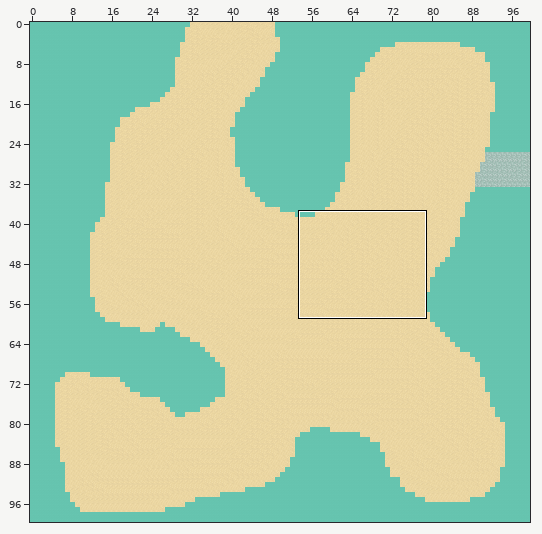
Level history. Tiled map: Elvernes forbandelse/ElvenCurse.Core/Maps/03.tmx. The first picture is a wide view before the edit; the outline marks the close-up.
Close-up. Before the commit:
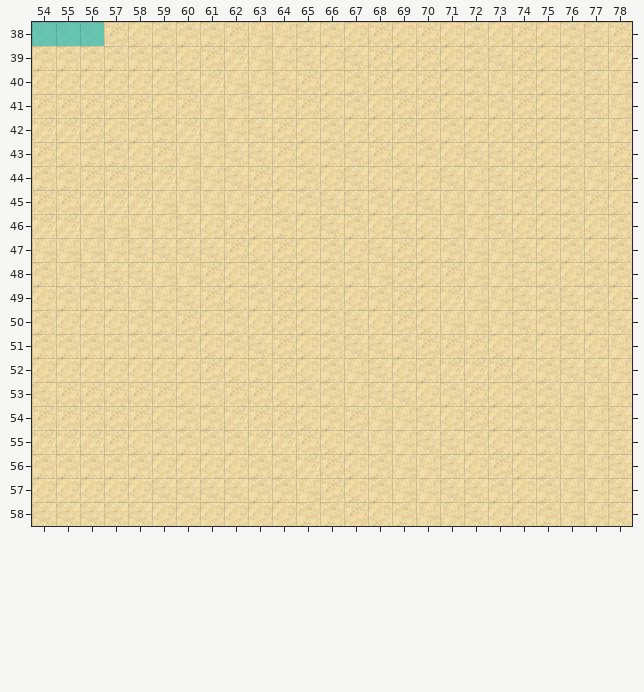
Cells are 32x32 px. Shown: x 54..78, y 38..58. The commit also changed other parts of the map, which this record leaves out.
After the commit:
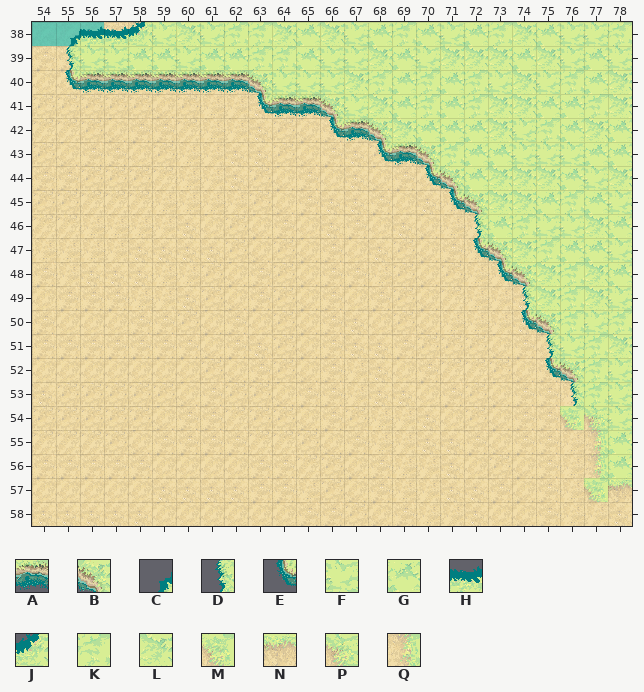
Key: from "ground": A 7, B 8, C 9, D 29, E 30, F 43, G 44, H 49, J 50, K 64, L 65, M 73, N 91, P 92, Q 113.
_ is an empty cell.
Tiles of an added or newly shown layer are drawn over the layers below it.
The edit:
Changed rows in their new state; . is an unchanged cell.
Layer "gras" (added):
first column x 55:
38 CHHJFLFKKLGLFGKGFGKLGFFK
39 DFFGGFGGKKGFFLGFLLLGLFGF
40 EAAAAAAABFFFLKGKGKFLFKGL
41 ........EAABFLGKGKLLGGKL
42 ...........EABLGGGLFKGLG
43 .............EABKGGFFFGG
44 ...............EBGLLLGFL
45 ................EBLLGKGF
46 .................DGKFFLG
47 .................EBLKGGF
48 ..................EBLKLG
49 ...................DLKLF
50 ...................EBKFK
51 ....................DFKL
52 ....................EBKF
53 .....................DKF
54 .....................MPF
55 ......................QG
56 ......................QG
57 ......................MN
Boxes around the changes in both close-ups, in picture pixels (x1, y1, x2, y2):
added: (65, 22, 632, 502)
